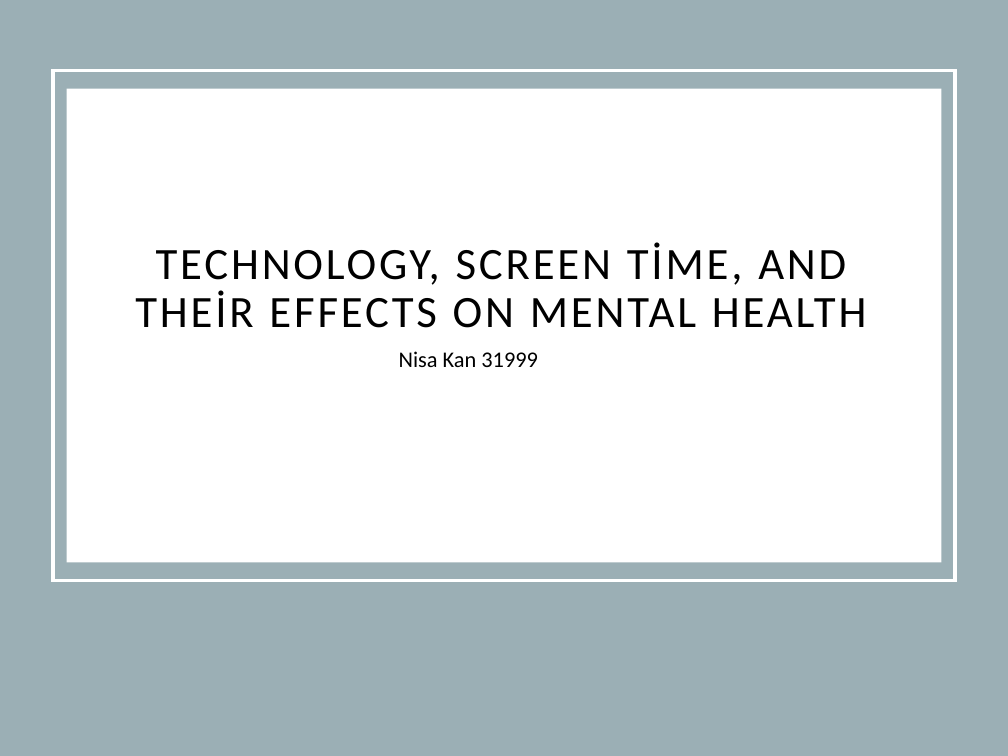
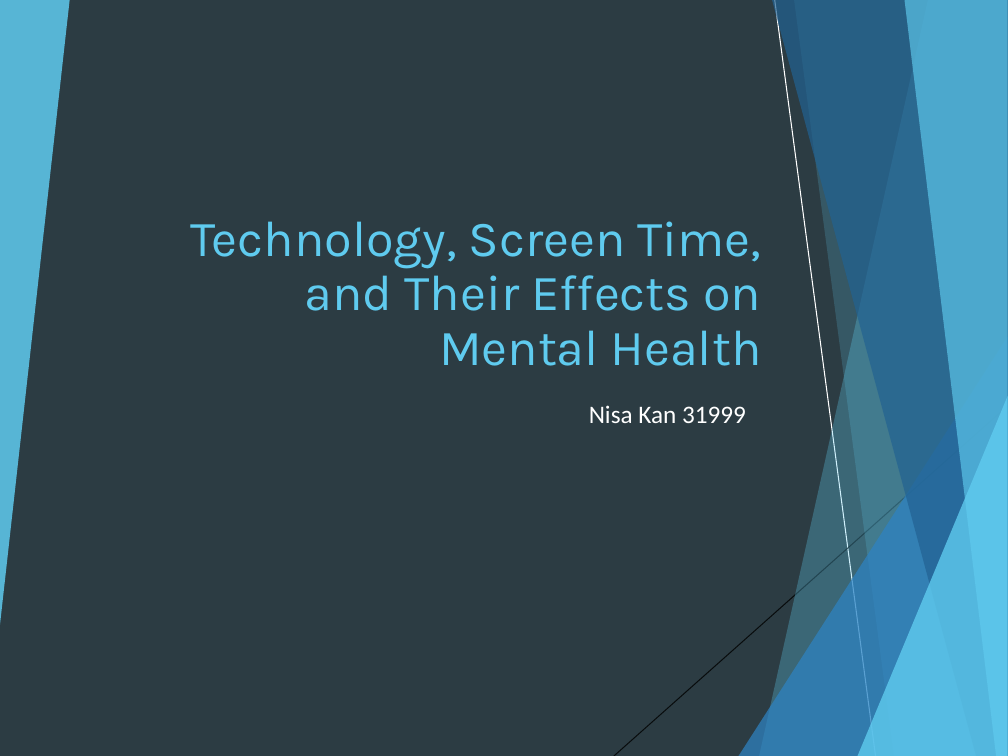
Before and after one commit to nisaakan/DSA210-Project, a slide deck: slide 1 of Nisa KAN Tech_Usage_Visual_Analysis_Presentation.pptx. Drawn at 1008x756 pixels with LibreOffice and Linux fonts; fonts in the diff are those of the drawing. Boxes give left, top, right and bottom in pixels: in the first picture for what was removed or moved away, otherwise in the second. Text is boxed around its words. In the diff, an @@ line names an element or a change of style, - is before the commit and + after.

```diff
--- a/Nisa KAN Tech_Usage_Visual_Analysis_Presentation.pptx
+++ b/Nisa KAN Tech_Usage_Visual_Analysis_Presentation.pptx
@@ background #9BAFB5 to #2C3C43 @@
@@ rectangle: place and size @@
-rectangle at (52, 71, 955, 581)
+rectangle at (0, 0, 1008, 756)
@@ rectangle at (0, 0, 1008, 756): fill none to #2C3C43; outline #FFFFFF 2.5 pt to none @@
@@ group added at (0, 0, 1008, 756): 8 freeform shapes, 2 lines @@
@@ group added at (0, 0, 1008, 756): 4 freeform shapes, 3 triangles, 2 lines @@
@@ rectangle removed at (67, 89, 941, 562) @@
@@ title "Technology, Screen Time, and Their ..." at (190, 221, 762, 366): vertical alignment middle to bottom @@
@@ title at (190, 221, 762, 366): text changed; size 32 to 36 pt; font Calibri to Karla; text colour #000000 to #5FCBEF @@
-TECHNOLOGY, SCREEN TIME, AND THEIR EFFECTS ON MENTAL HEALTH
+Technology, Screen Time, and Their Effects on Mental Health
@@ subtitle "Nisa Kan 31999": place and size @@
-subtitle "Nisa Kan 31999" at (399, 351, 538, 367)
+subtitle "Nisa Kan 31999" at (589, 405, 746, 423)
@@ subtitle "Nisa Kan 31999" at (589, 405, 746, 423): size 16 to 18 pt, text colour #000000 to #FFFFFF; alignment left to right; more space between paragraphs @@
```
Also in this commit, not shown: 9 other slides changed, 3 slides added.
